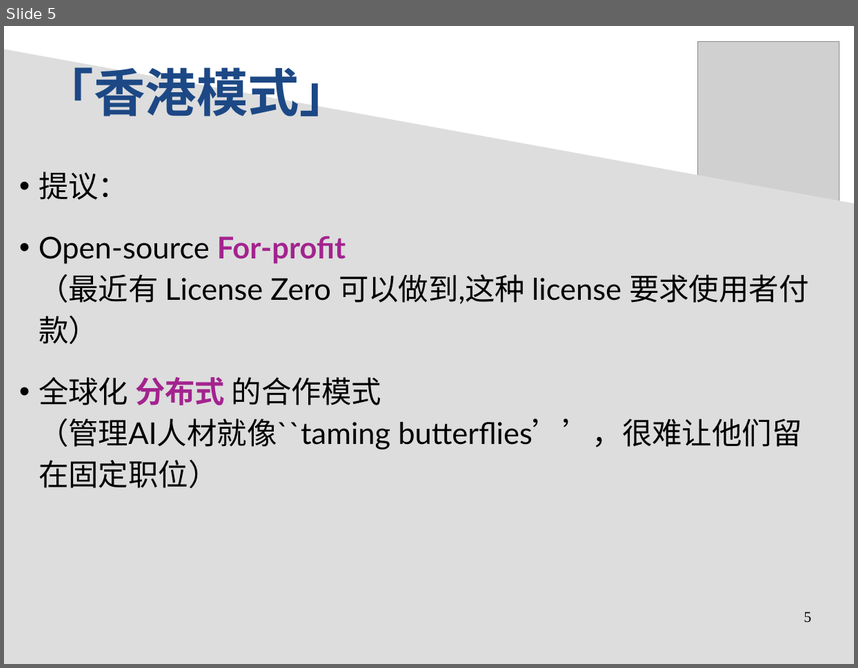
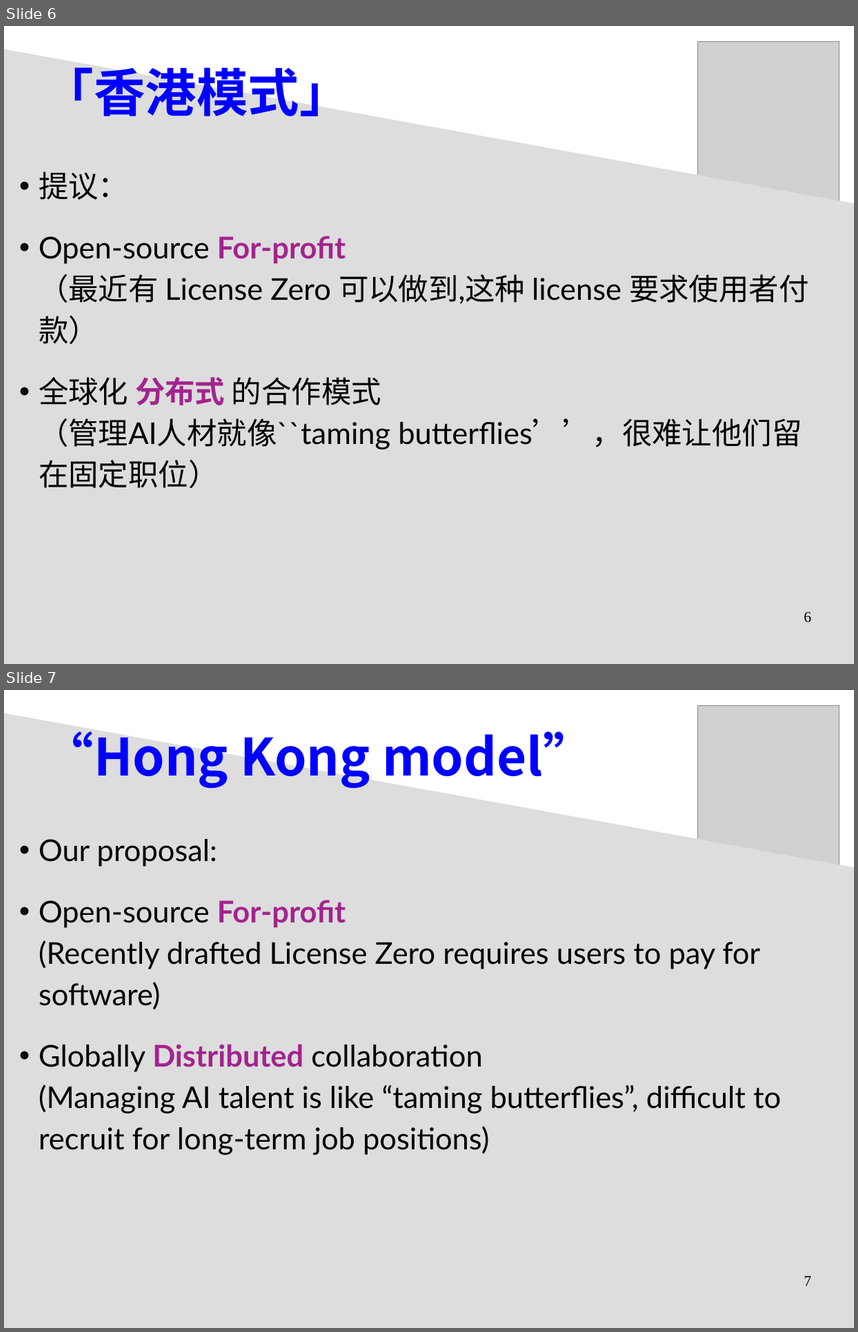
Before and after one commit to Cybernetic1/2020, a slide deck: General_Intelligence_biz-plan.odp. Shown one above the other, each under a label of ours: slide 5 before the commit, slides 6 and 7 after it. The pictures are 858x668 and 858x1332 pixels, drawn with LibreOffice and Linux fonts; fonts in the diff are those of the drawing; grey boxes stand for pictures. Boxes give left, top, right and bottom in pixels: in the first picture for what was removed or moved away, otherwise in the second. Text is boxed around its words. In the diff, an @@ line names an element or a change of style, - is before the commit and + after.

```diff
--- a/General_Intelligence_biz-plan.odp
+++ b/General_Intelligence_biz-plan.odp
@@ slide 7 added at (4,690,854,1328), background #FFFFFF @@
@@ picture added at (698,705,840,905) @@
@@ freeform shape added at (4,713,854,1328), fill #DDDDDD @@
@@ text added at (43,731,595,788), 48 pt, text #0000FF, bold @@
+“Hong Kong model”
@@ text added at (38,839,781,1155), 28 pt, text #000000 @@
+• Our proposal:
+• Open-source For-profit
+  (Recently drafted License Zero requires users to pay for software)
+• Globally Distributed collaboration
+  (Managing AI talent is like “taming butterflies”, difficult to recruit for long-term job positions)
@@ page number added at (804,1276,811,1286), 14 pt, text #000000 @@
+7
@@ what was slide 5 is now slide 6 @@
@@ slide 6 changed as well @@
@@ text "「香港模式」" at (43,67,351,116): text colour #1C4885 to #0000FF @@
@@ page number at (804,612,811,623): text changed @@
-5
+6
```
Also in this commit, not shown: 6 other slides changed, 4 other slides added, 2 slides removed, 6 other files.
